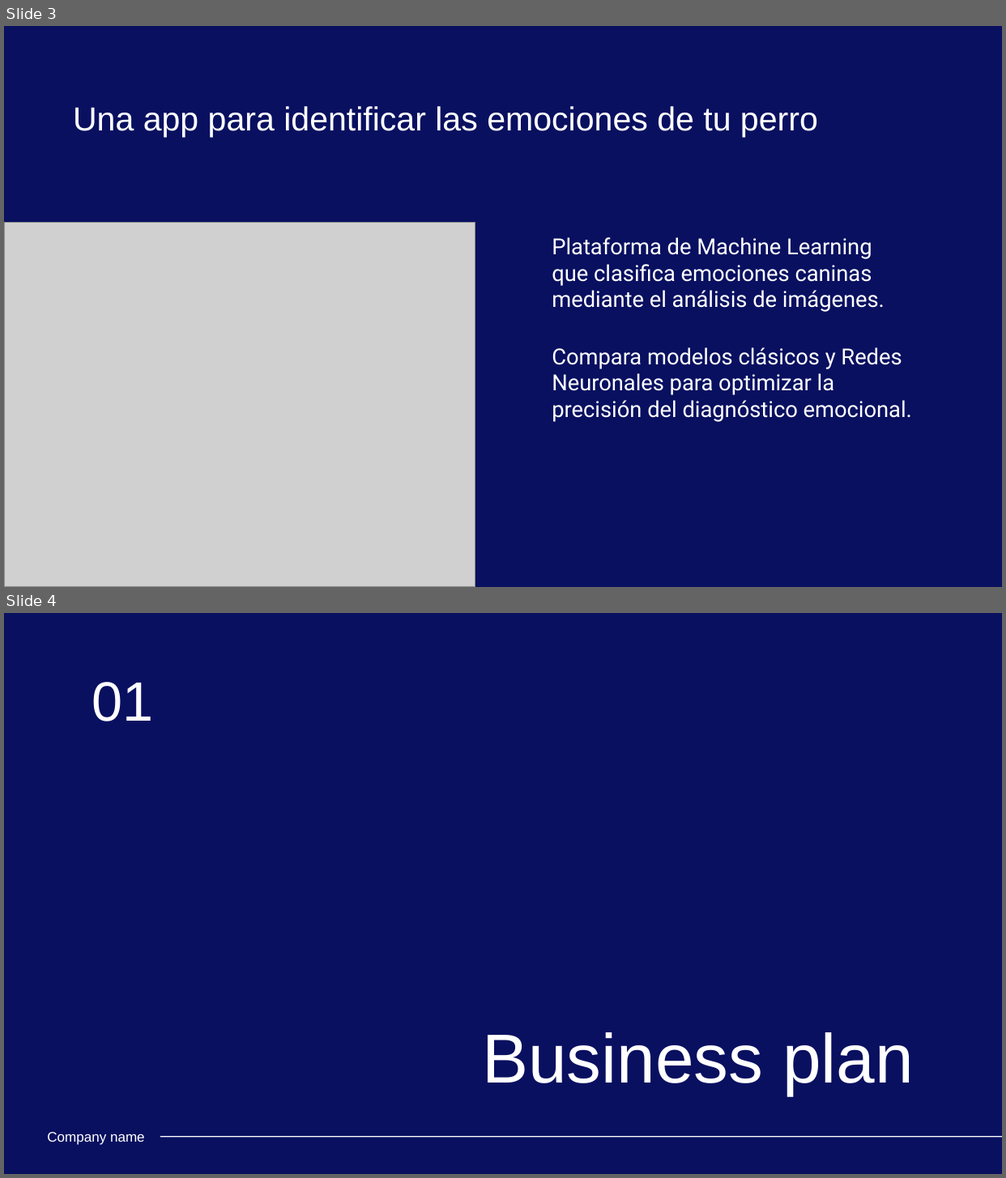
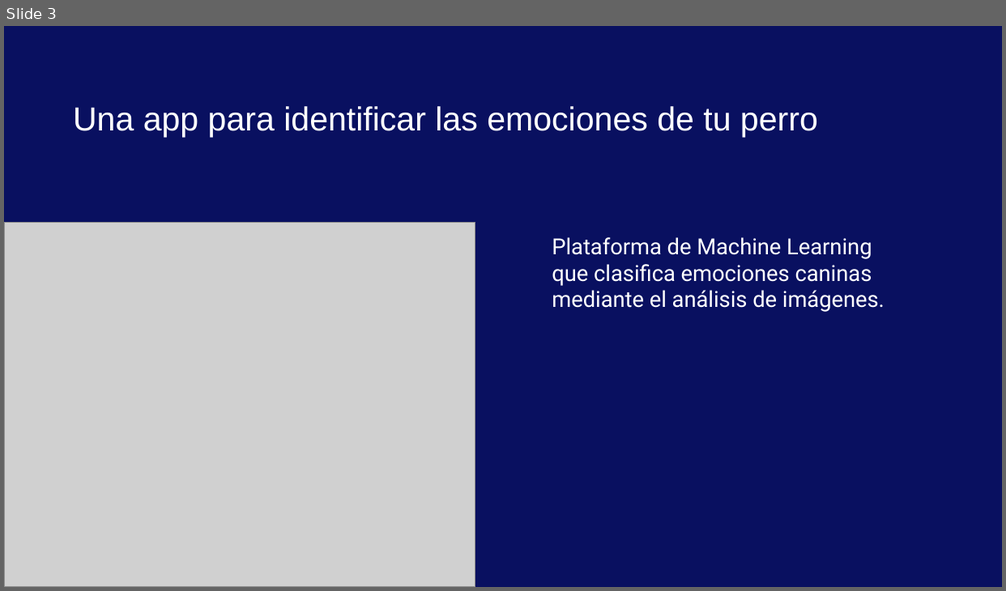
Before and after one commit to AGC79/proyecto_machine_learning_agc, a slide deck: docs/presentacion_app_ml.pptx. Shown one above the other, each under a label of ours: slides 3 and 4 before the commit, slide 3 after it. The pictures are 1006x1178 and 1006x591 pixels, drawn with LibreOffice and Linux fonts; fonts in the diff are those of the drawing; grey boxes stand for pictures; background and template pictures are left out. Boxes give left, top, right and bottom in pixels: in the first picture for what was removed or moved away, otherwise in the second. Text is boxed around its words. In the diff, an @@ line names an element or a change of style, - is before the commit and + after.

```diff
--- a/docs/presentacion_app_ml.pptx
+++ b/docs/presentacion_app_ml.pptx
@@ slide 4 removed at box(4, 613, 1002, 1174), background picture (left out) @@
@@ title removed at box(91, 682, 153, 722) @@
-01
@@ title removed at box(482, 1033, 914, 1095) @@
-Business plan
@@ text removed at box(47, 1132, 145, 1145) @@
-Company name
@@ line removed from (160, 1137) to (1002, 1137) @@
@@ slide 3 changed as well @@
@@ subtitle at box(552, 348, 912, 422): paragraph removed @@
-Compara modelos clásicos y Redes Neuronales para optimizar la precisión del diagnóstico emocional.
```
Also in this commit, not shown: 2 other slides changed, 10 slides added, 12 other slides removed, 2 other files.
